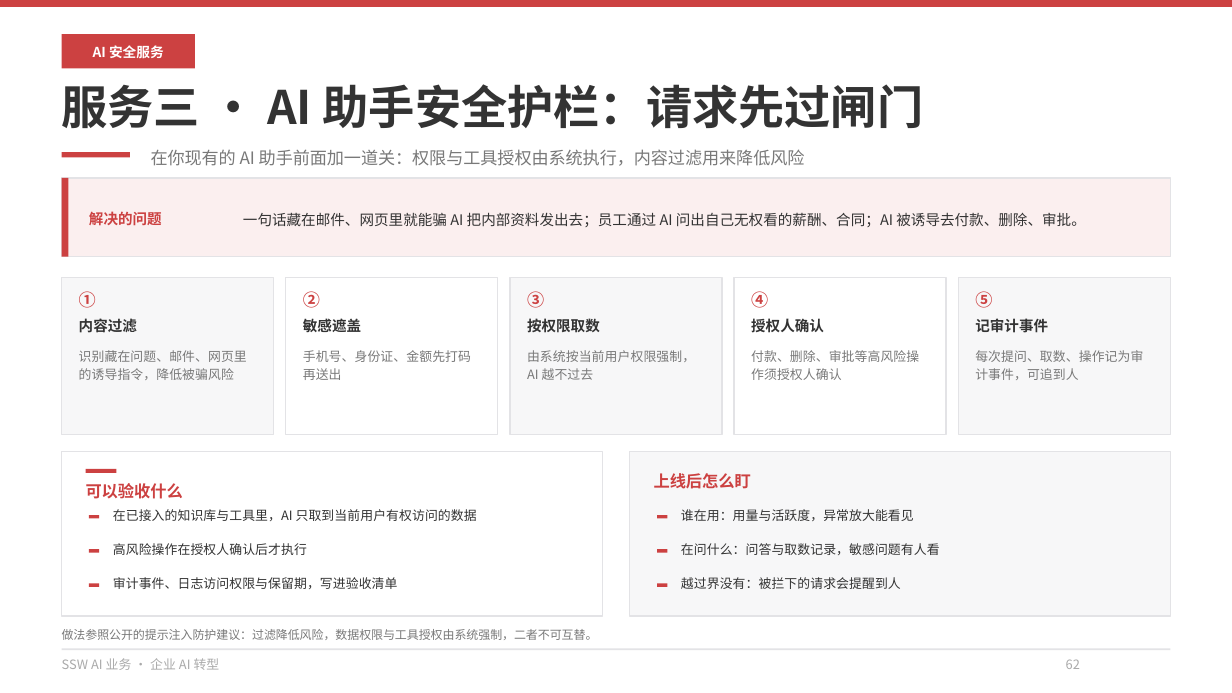
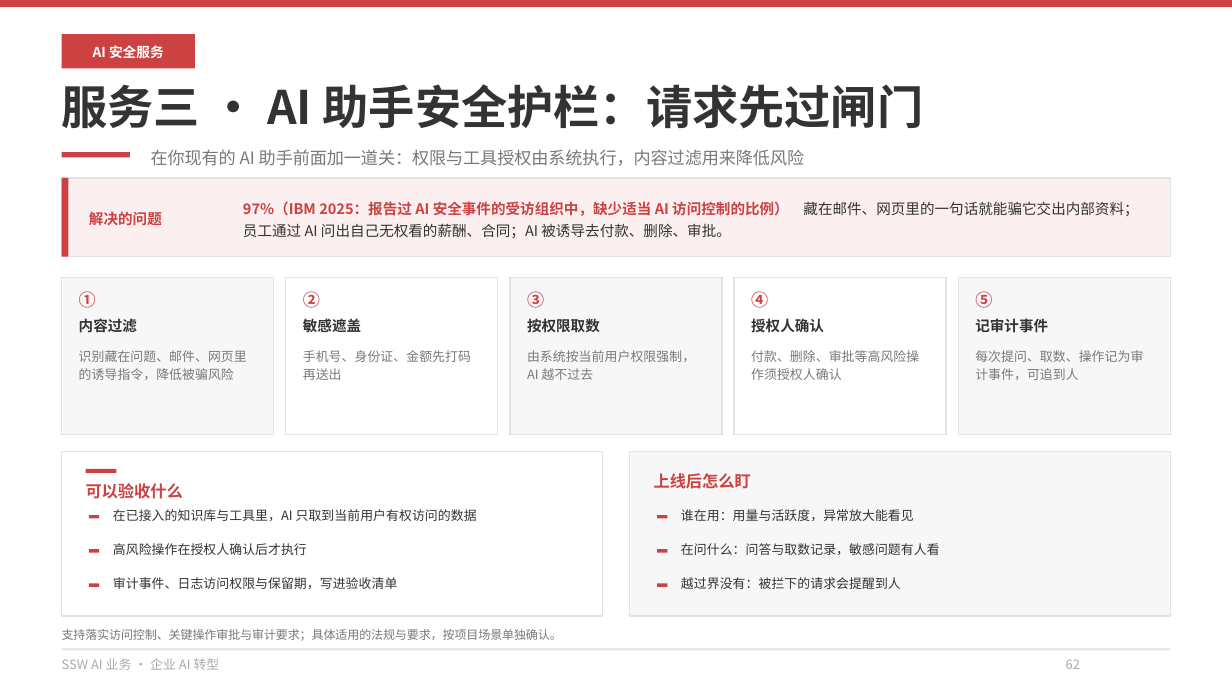
Before and after one commit to hveraus/ssw-business, a slide deck: slide 62 of SSW AI 业务_v2/SSW AI 业务_v3.pptx. Drawn at 1232x693 pixels with LibreOffice and Linux fonts; fonts in the diff are those of the drawing. Boxes give left, top, right and bottom in pixels: in the first picture for what was removed or moved away, otherwise in the second. Text is boxed around its words. In the diff, an @@ line names an element or a change of style, - is before the commit and + after.

Commit message:
按外部审阅改准两组引用口径
- 服务二引入 45%：Veracode 2025，其测试样本中 AI 生成代码引入安全缺陷的比例
- 服务三引入 97%：IBM 2025，报告过 AI 安全事件的受访组织中缺少适当 AI 访问控制的比例
- 80–90%（Anthropic）与「近 3 成」（VulnCheck）移出主讲，留在备用页 P70，四条各附来源与样本口径
- 服务三法规脚注改为「支持落实访问控制、关键操作审批与审计要求；具体适用法规按项目场景单独确认」，不再点名《生成式人工智能服务管理暂行办法》

```diff
--- a/SSW AI 业务_v2/SSW AI 业务_v3.pptx
+++ b/SSW AI 业务_v2/SSW AI 业务_v3.pptx
@@ text at <box>243,201,789,238</box>: text changed @@
-一句话藏在邮件、网页里就能骗 AI 把内部资料发出去；员工通过 AI 问出自己无权看的薪酬、合同；AI 被诱导去付款、删除、审批。
+97%（IBM 2025：报告过 AI 安全事件的受访组织中，缺少适当 AI 访问控制的比例） 藏在邮件、网页里的一句话就能骗它交出内部资料；员工通过 AI 问出自己无权看的薪酬、合同；AI 被诱导去付款、删除、审批。
@@ text at <box>62,629,562,641</box>: text changed @@
-做法参照公开的提示注入防护建议：过滤降低风险，数据权限与工具授权由系统强制，二者不可互替。
+支持落实访问控制、关键操作审批与审计要求；具体适用的法规与要求，按项目场景单独确认。
```
Also in this commit, not shown: 2 other slides changed, 2 other files.
